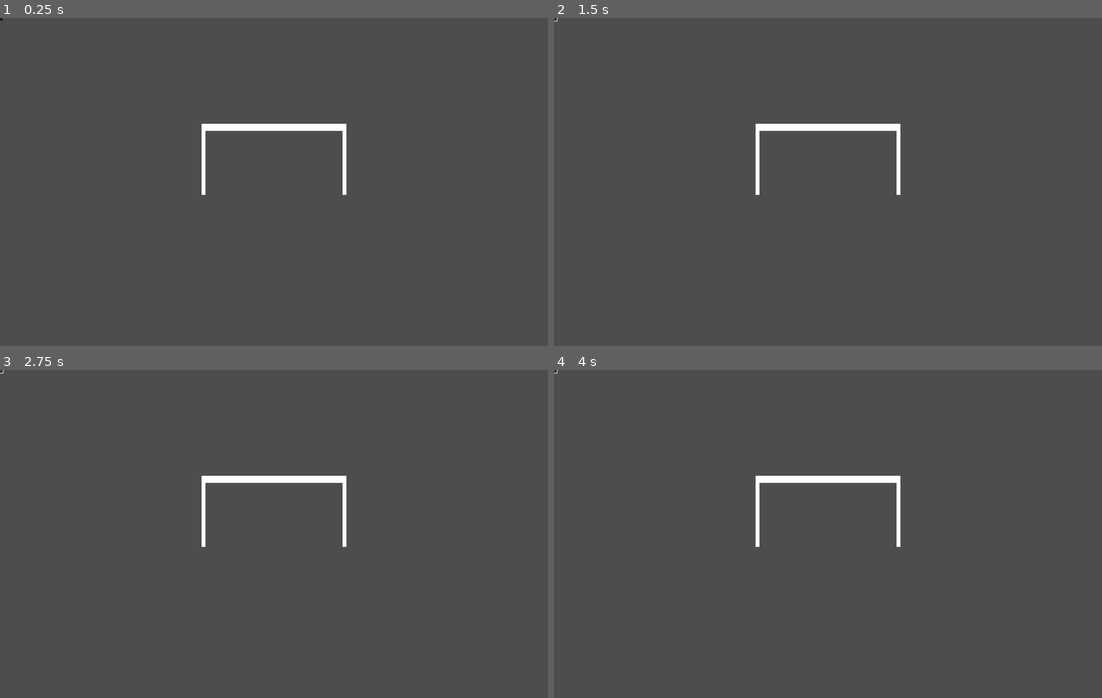
Above: before the commit, frames 1-4 (two rows, left to right).
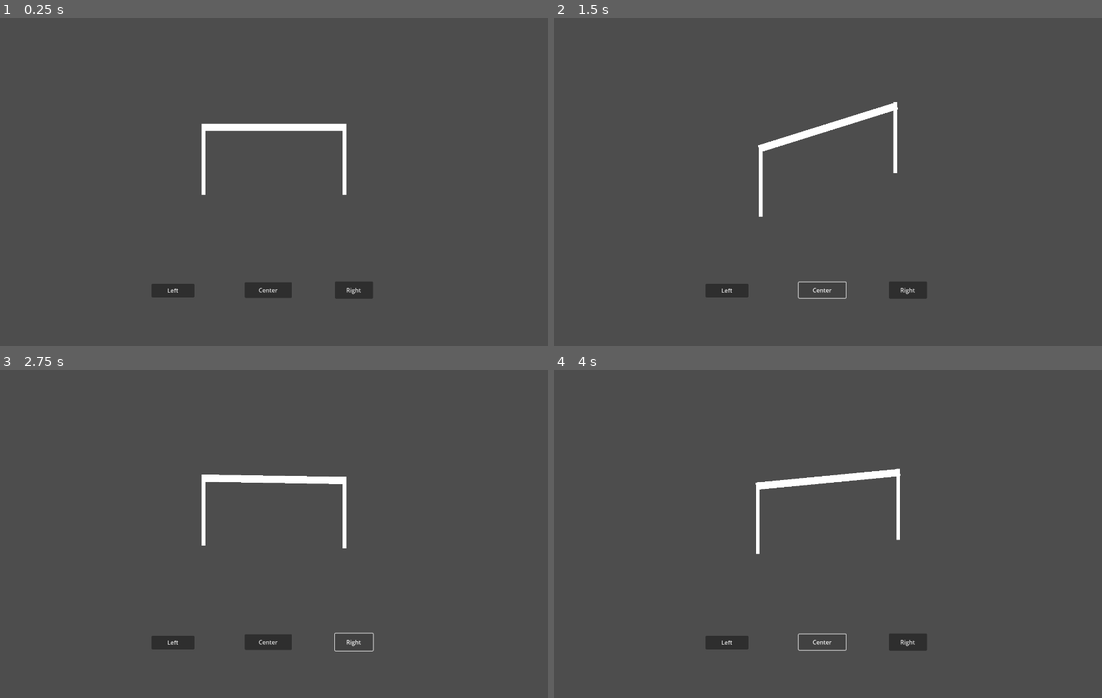
Above: after the commit, the same moments.

Repository: Dalbizu/Balanza-de-despeje
Game: Godot game, scene res://angle_scales.tscn
Same seed, same stepped clock (60 frames per second), same inputs: the game is played once before the commit and once after it.
Inputs (mouse positions are in pixels of both pictures, inside the frame that each line leads up to; where the layout moved, square brackets give the same spot in the first picture):
- Up to frame 1 (0.25 s): no input
- Up to frame 2 (1.5 s): click (729, 290) [554, 18] at 0.5 s; click (822, 290) [554, 18] at 1.25 s
- Up to frame 3 (2.75 s): click (356, 642) [0, 370] at 2 s
- Up to frame 4 (4 s): click (729, 642) [554, 370] at 2.75 s; click (822, 642) [554, 370] at 3.5 s

The runs differ from the first frame. In frame 1, 1.1% of the frame differs, in the area x 0-68%, y 0-86%; in frame 2, 2.3%; in frame 3, 1.0%; in frame 4, 1.5%.

Commit message:
Added buttons
Left button works, just need to copy to other buttons

Diff:
--- a/TextEdit.gd
+++ /dev/null
@@ -1,4 +0,0 @@
-extends TextEdit
-
-func _ready():
-	text = "1"
--- a/angle_scales.gd
+++ b/angle_scales.gd
@@ -1,27 +1,45 @@
 extends Node2D
 
-func _on_button_pressed():
-	rotate_scales(float(get_node("TestTools/TextEdit").text))
-
-func rotate_scales(angle : float) -> void:
+func rotate_scales_clockwise(angle : float) -> void:
 	var new_angle : float
 	while(angle > $Scale.rotation):
-		new_angle = lerp($Scale.rotation, angle, 0.01 + ($Scale.rotation/angle)*0.1)
+		print($Scale.rotation)
+		new_angle = lerp($Scale.rotation, angle, 0.05)
 		$Scale.rotation = new_angle
 		get_node("Scale/LeftPlate").rotation = -new_angle
 		get_node("Scale/RightPlate").rotation = -new_angle
 		await get_tree().create_timer(0.01).timeout
-	print("stop")
+		if(new_angle >= angle - 0.005):
+			$Scale.rotation = angle
+	print("end")
 
 
+func rotate_scales_counterclockwise(angle : float) -> void:
+	var new_angle : float
+	while(angle < $Scale.rotation):
+		new_angle = lerp($Scale.rotation, angle, 0.05)
+		$Scale.rotation = new_angle
+		get_node("Scale/LeftPlate").rotation = -new_angle
+		get_node("Scale/RightPlate").rotation = -new_angle
+		await get_tree().create_timer(0.01).timeout
+
+func rotate_scales(angle : float) -> void:
+	if angle > $Scale.rotation:
+		rotate_scales_clockwise(angle)
+	elif angle < $Scale.rotation:
+		rotate_scales_counterclockwise(angle)
+	else:
+		pass
+
 func _on_to_left_button_pressed():
-	pass # Replace with function body.
+	rotate_scales(-0.5)
 
 
 func _on_to_center_button_pressed():
-	pass # Replace with function body.
+	rotate_scales(0)
 
 
 func _on_to_right_button_pressed():
+	rotate_scales(0.5)
 
 	pass # Replace with function body.
--- a/angle_scales.tscn
+++ b/angle_scales.tscn
@@ -6,7 +6,6 @@
 [ext_resource type="Script" path="res://LeftPlate.gd" id="3_grs1s"]
 [ext_resource type="Script" path="res://RightPlate.gd" id="4_ps5g6"]
 [ext_resource type="Texture2D" uid="uid://bd7gg2w6fgx5x" path="res://Sprites/bar.png" id="4_xwv78"]
-[ext_resource type="Script" path="res://TextEdit.gd" id="7_8t6t6"]
 
 [node name="AngleScales" type="Node2D"]
 script = ExtResource("1_6l07b")
@@ -40,34 +39,27 @@
 
 [node name="TestTools" type="Node2D" parent="."]
 
-[node name="Button" type="Button" parent="TestTools"]
-visible = false
-offset_left = 784.0
-offset_top = 810.0
-offset_right = 837.0
-offset_bottom = 843.0
-
-[node name="TextEdit" type="TextEdit" parent="TestTools"]
-visible = false
-offset_left = 572.0
-offset_top = 805.0
-offset_right = 713.0
-offset_bottom = 848.0
-script = ExtResource("7_8t6t6")
-
 [node name="ToLeftButton" type="Button" parent="TestTools"]
-offset_right = 8.0
-offset_bottom = 8.0
+offset_left = 415.0
+offset_top = 729.0
+offset_right = 532.0
+offset_bottom = 767.0
+text = "Left"
 
 [node name="ToCenterButton" type="Button" parent="TestTools"]
-offset_right = 8.0
-offset_bottom = 8.0
+offset_left = 670.0
+offset_top = 725.0
+offset_right = 799.0
+offset_bottom = 768.0
+text = "Center"
 
 [node name="ToRightButton" type="Button" parent="TestTools"]
-offset_right = 8.0
-offset_bottom = 8.0
+offset_left = 917.0
+offset_top = 723.0
+offset_right = 1021.0
+offset_bottom = 770.0
+text = "Right"
 
-[connection signal="pressed" from="TestTools/Button" to="." method="_on_button_pressed"]
 [connection signal="pressed" from="TestTools/ToLeftButton" to="." method="_on_to_left_button_pressed"]
 [connection signal="pressed" from="TestTools/ToCenterButton" to="." method="_on_to_center_button_pressed"]
 [connection signal="pressed" from="TestTools/ToRightButton" to="." method="_on_to_right_button_pressed"]
Not shown: 1 places in angle_scales.tscn that only renumber resources
